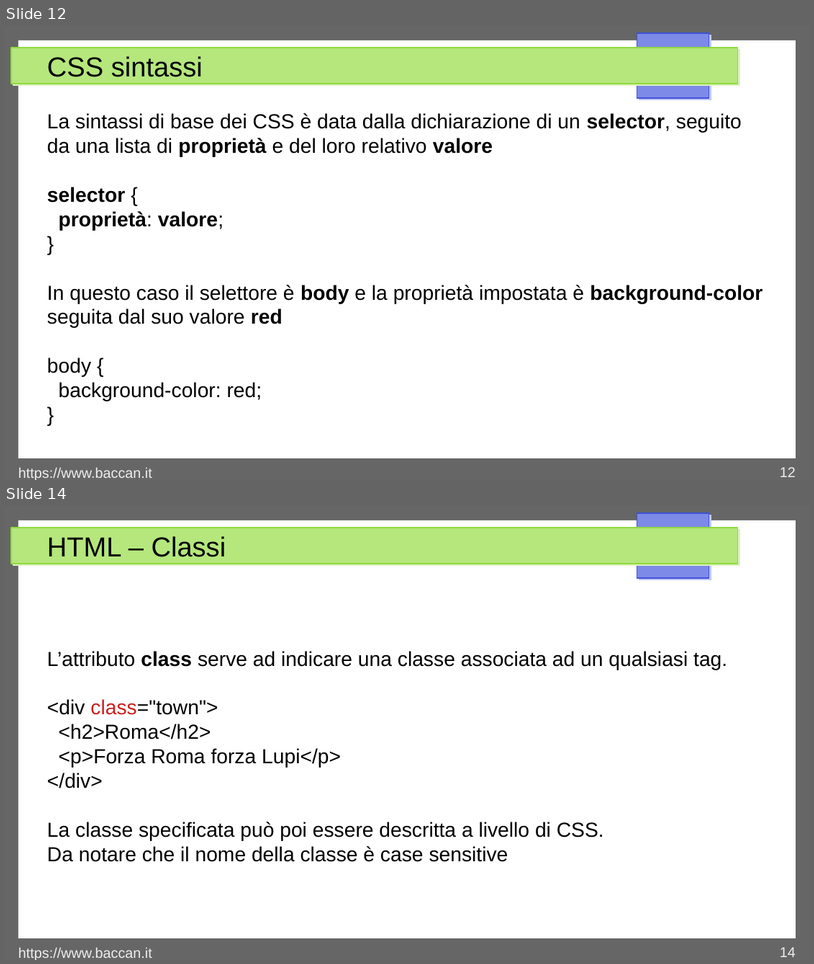
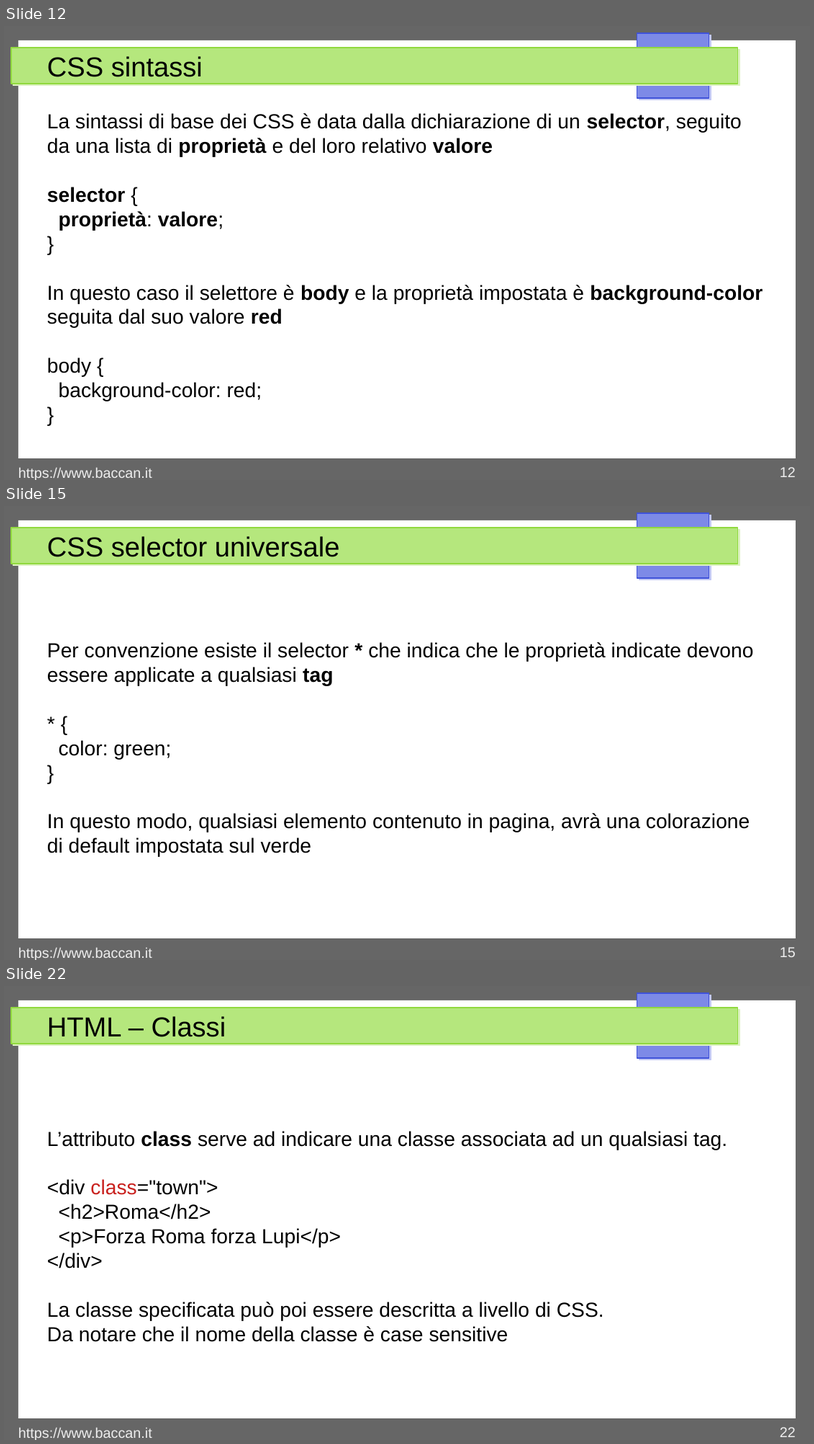
Before and after one commit to matteobaccan/CorsoCSS, a slide deck: Chapter_css.odp. Shown one above the other, each under a label of ours: slides 12 and 14 before the commit, slides 12, 15 and 22 after it; the slides between them are not shown. The pictures are 814x964 and 814x1444 pixels, drawn with LibreOffice and Linux fonts; fonts in the diff are those of the drawing. Boxes give left, top, right and bottom in pixels: in the first picture for what was removed or moved away, otherwise in the second. Text is boxed around its words. In the diff, an @@ line names an element or a change of style, - is before the commit and + after.

Commit message:
I selector

```diff
--- a/Chapter_css.odp
+++ b/Chapter_css.odp
@@ slide 15 added at <box>4,506,810,960</box>, background #FFFFFF; not listed: 4 template elements that a slide beside it also shows @@
@@ title added at <box>47,536,340,557</box>, 27 pt, text #000000 @@
+CSS selector universale
@@ text added at <box>47,642,754,857</box>, 20 pt, text #000000 @@
+Per convenzione esiste il selector * che indica che le proprietà indicate devono essere applicate a qualsiasi tag
+* {
+color: green;
+}
+In questo modo, qualsiasi elemento contenuto in pagina, avrà una colorazione di default impostata sul verde
@@ text added at <box>18,947,152,960</box>, 14 pt, text #EEEEEE @@
+https://www.baccan.it
@@ page number added at <box>780,947,796,957</box>, 14 pt, text #EEEEEE @@
+15
@@ what was slide 14 is now slide 22 @@
@@ page number at <box>780,1427,796,1437</box>: text changed @@
-14
+22
```
Also in this commit, not shown: 1 slide changed, 7 other slides added, 5 other files.
